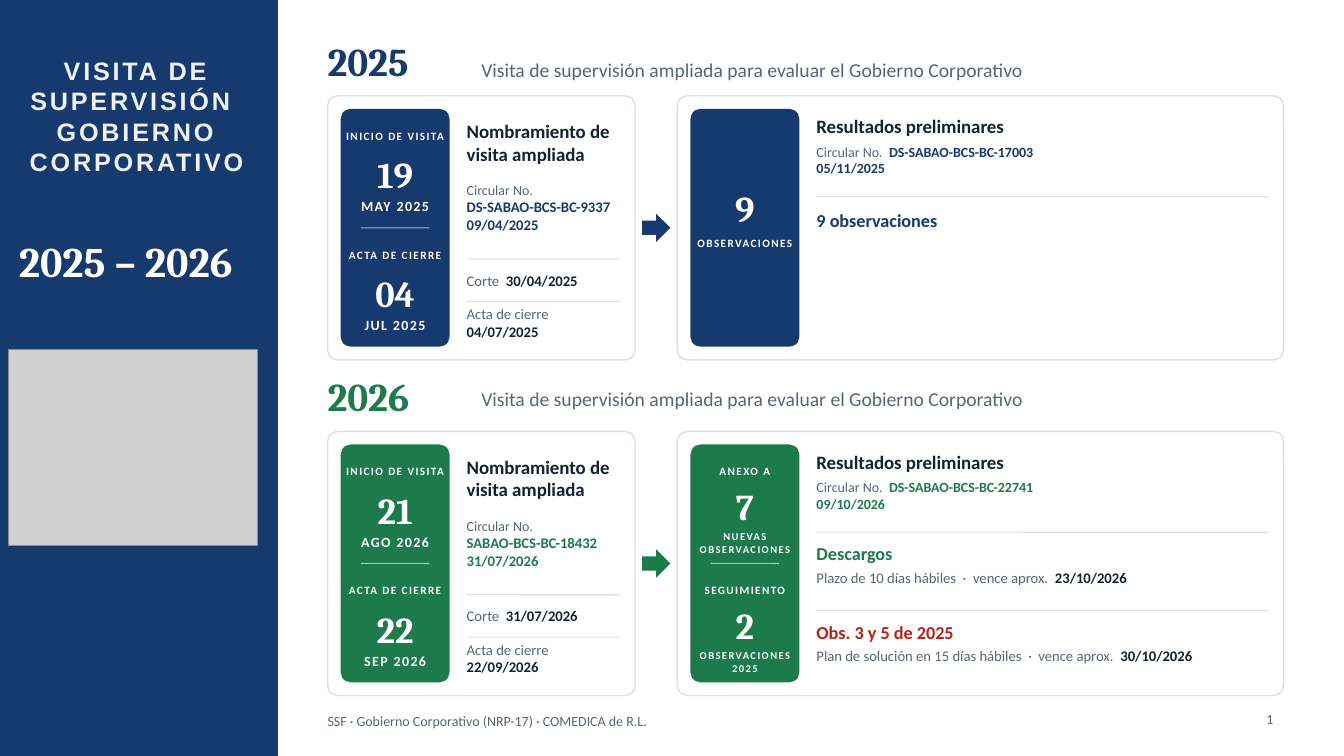
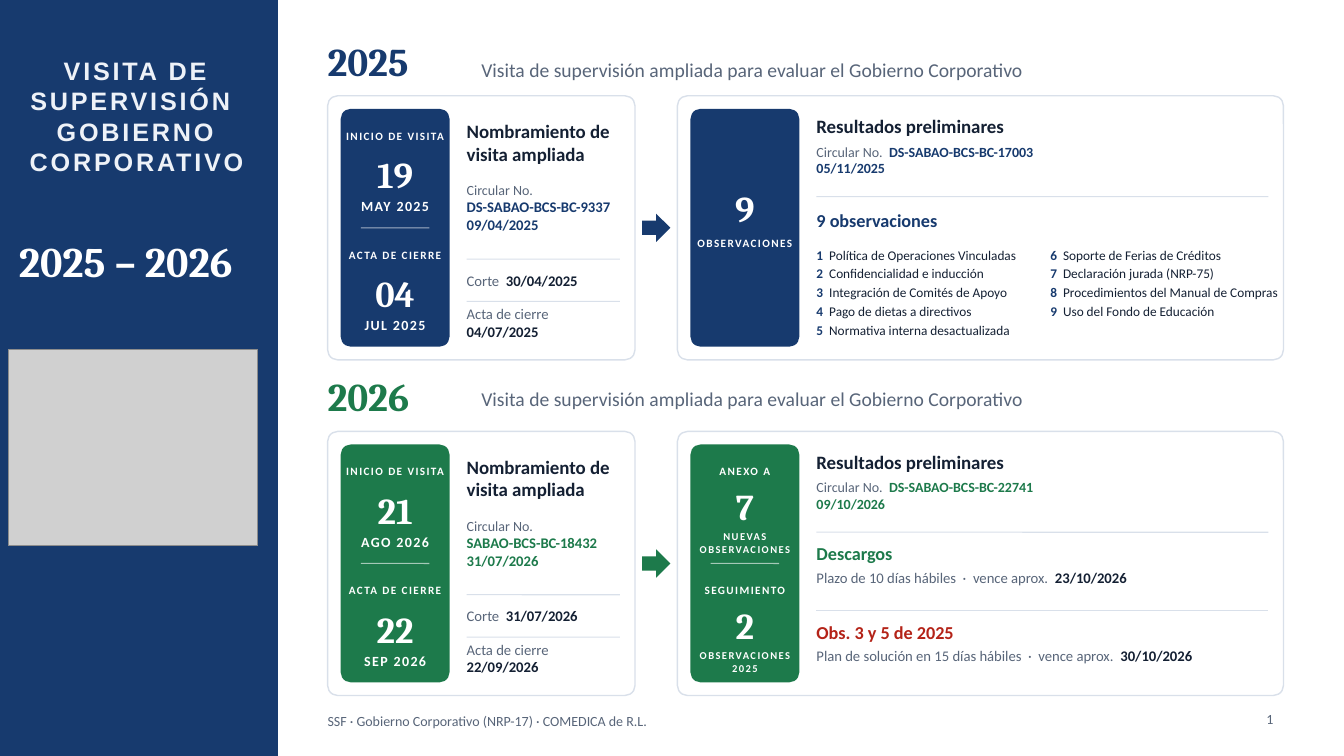
Before and after one commit to menjivar201280/riesgo, a slide deck: slide 1 of supervision-gobierno-corporativo/Supervision_GC_SSF_COMEDICA_2025-2026.pptx. Drawn at 1344x756 pixels with LibreOffice and Linux fonts; fonts in the diff are those of the drawing; grey boxes stand for pictures. Boxes give left, top, right and bottom in pixels: in the first picture for what was removed or moved away, otherwise in the second. Text is boxed around its words. In the diff, an @@ line names an element or a change of style, - is before the commit and + after.

```diff
--- a/supervision-gobierno-corporativo/Supervision_GC_SSF_COMEDICA_2025-2026.pptx
+++ b/supervision-gobierno-corporativo/Supervision_GC_SSF_COMEDICA_2025-2026.pptx
@@ text added at bbox=[816, 250, 1016, 335], 9.5 pt, text #142033 @@
+1 Política de Operaciones Vinculadas
+2 Confidencialidad e inducción
+3 Integración de Comités de Apoyo
+4 Pago de dietas a directivos
+5 Normativa interna desactualizada
@@ text added at bbox=[1050, 250, 1278, 316], 9.5 pt, text #142033 @@
+6 Soporte de Ferias de Créditos
+7 Declaración jurada (NRP-75)
+8 Procedimientos del Manual de Compras
+9 Uso del Fondo de Educación
```
